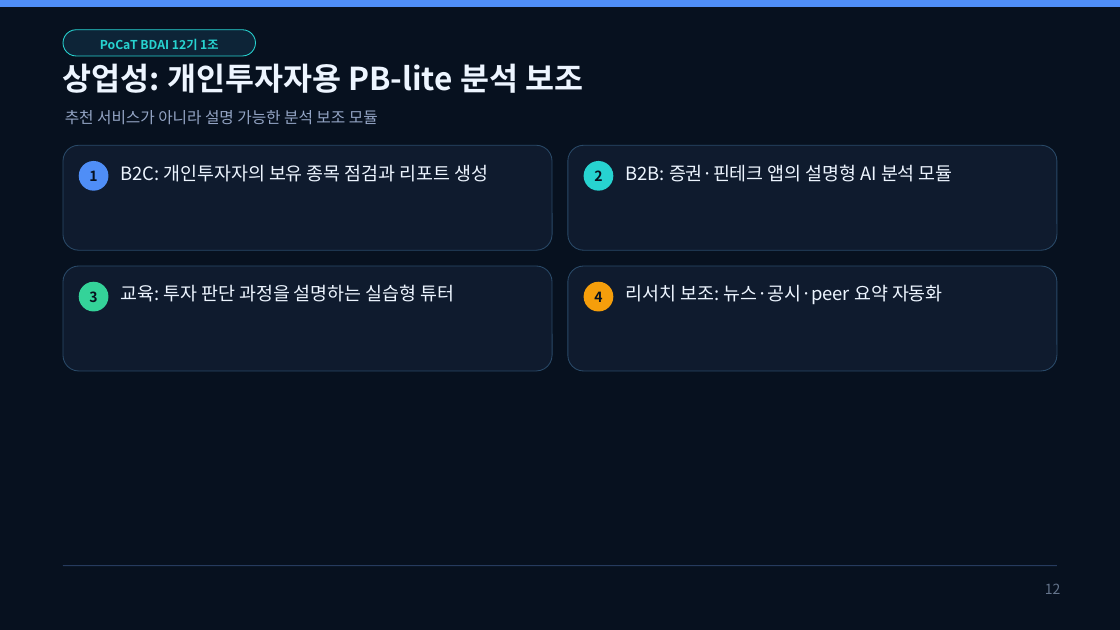
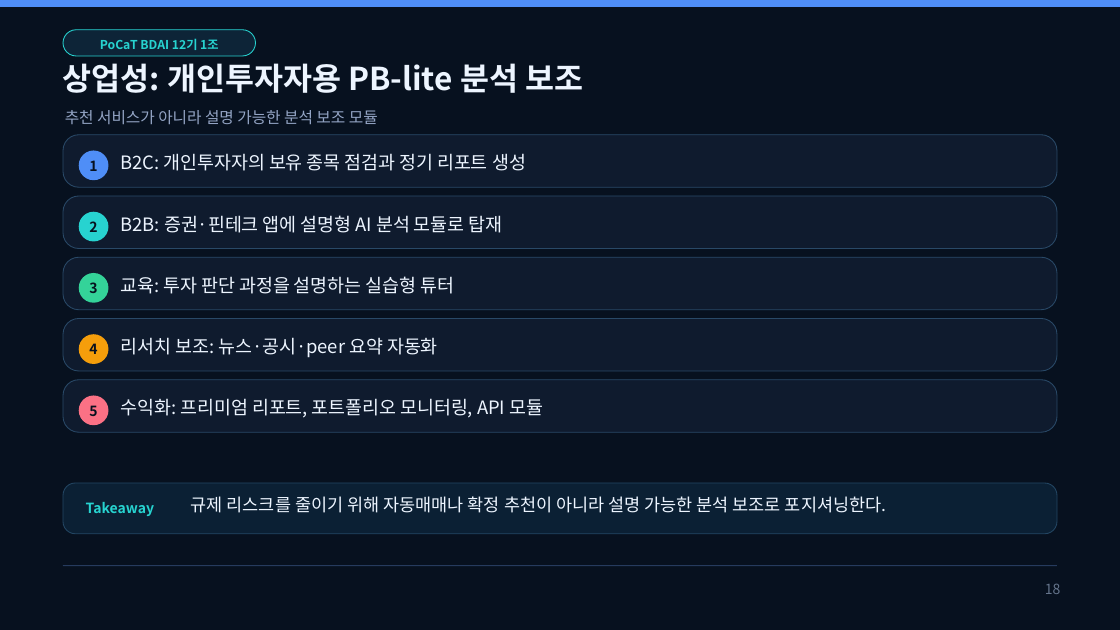
Before and after one commit to mygithub05253/stock-agent, a slide deck: slide 18 of docs/presentation/final_presentation.pptx (slide 12 before the commit). Drawn at 1120x630 pixels with LibreOffice and Linux fonts; fonts in the diff are those of the drawing. Boxes give left, top, right and bottom in pixels: in the first picture for what was removed or moved away, otherwise in the second. Text is boxed around its words. In the diff, an @@ line names an element or a change of style, - is before the commit and + after.

```diff
--- a/docs/presentation/final_presentation.pptx
+++ b/docs/presentation/final_presentation.pptx
@@ proportions changed in 4 elements at (x1=63, y1=196, x2=1057, y2=248), (x1=63, y1=318, x2=1057, y2=371), (x1=63, y1=257, x2=1057, y2=309), (x1=63, y1=134, x2=1057, y2=187) @@
@@ rounded rectangle resized from (x1=63, y1=145, x2=552, y2=250) to (x1=63, y1=134, x2=1057, y2=187) @@
@@ 2 texts, 2 rounded rectangles moved together from (x1=79, y1=161, x2=108, y2=311) to (x1=79, y1=150, x2=108, y2=302) @@
@@ text at (x1=121, y1=153, x2=526, y2=171): text changed @@
-B2C: 개인투자자의 보유 종목 점검과 리포트 생성
+B2C: 개인투자자의 보유 종목 점검과 정기 리포트 생성
@@ rounded rectangle resized from (x1=568, y1=145, x2=1057, y2=250) to (x1=63, y1=196, x2=1057, y2=248) @@
@@ 2 texts, 1 rounded rectangle moved together from (x1=584, y1=161, x2=613, y2=302) to (x1=79, y1=212, x2=108, y2=354) @@
@@ text at (x1=121, y1=215, x2=503, y2=233): text changed @@
-B2B: 증권·핀테크 앱의 설명형 AI 분석 모듈
+B2B: 증권·핀테크 앱에 설명형 AI 분석 모듈로 탑재
@@ rounded rectangle resized from (x1=63, y1=266, x2=552, y2=371) to (x1=63, y1=257, x2=1057, y2=309) @@
@@ text "교육: 투자 판단 과정을 설명하는 ..." moved from (x1=121, y1=284, x2=454, y2=302) to (x1=121, y1=276, x2=454, y2=294) @@
@@ rounded rectangle resized from (x1=568, y1=266, x2=1057, y2=371) to (x1=63, y1=318, x2=1057, y2=371) @@
@@ rounded rectangle moved from (x1=584, y1=281, x2=613, y2=311) to (x1=79, y1=334, x2=108, y2=364) @@
@@ text "리서치 보조: 뉴스·공시·peer 요약 자동화" moved from (x1=626, y1=284, x2=943, y2=305) to (x1=121, y1=337, x2=438, y2=358) @@
@@ rounded rectangle added at (x1=63, y1=380, x2=1057, y2=432), fill #0F1B2E, outline #294967 0.75 pt @@
@@ rounded rectangle added at (x1=79, y1=396, x2=108, y2=425), fill #FB7185 @@
@@ text added at (x1=89, y1=405, x2=97, y2=416), 12 pt, text #07111F, bold @@
+5
@@ text added at (x1=121, y1=398, x2=543, y2=418), 15.8 pt, text #EDF5FF @@
+수익화: 프리미엄 리포트, 포트폴리오 모니터링, API 모듈
@@ rounded rectangle added at (x1=63, y1=483, x2=1057, y2=534), fill #0B2034, outline #234663 0.75 pt @@
@@ text added at (x1=86, y1=502, x2=154, y2=516), 12 pt, text #27D3D0, bold @@
+Takeaway
@@ text added at (x1=191, y1=496, x2=887, y2=513), 15 pt, text #EDF5FF @@
+규제 리스크를 줄이기 위해 자동매매나 확정 추천이 아니라 설명 가능한 분석 보조로 포지셔닝한다.
@@ text at (x1=1045, y1=584, x2=1061, y2=594): text changed @@
-12
+18
```
Also in this commit, not shown: 8 other slides changed, 7 slides added, 2 slides removed, 6 other files.
